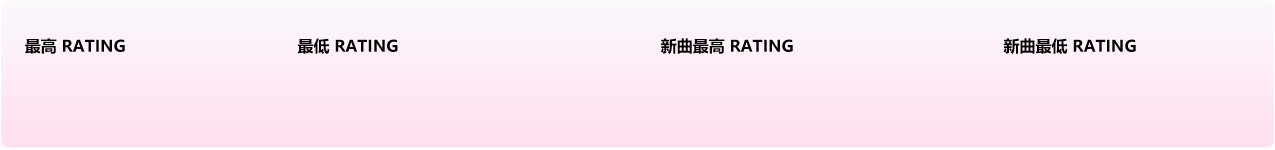
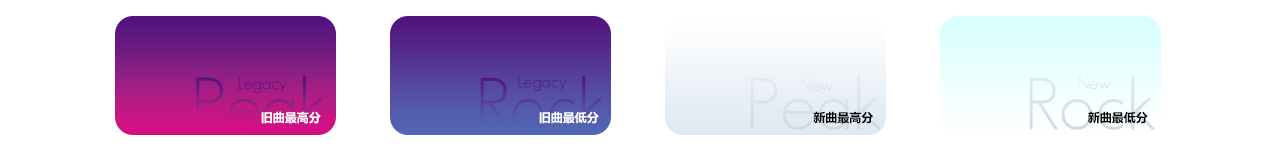
Revision of a layered w=1275, h=150 image; what changed, layer by layer:
removed layer "最高 RATING 最低 RATING" over [25, 38, 1136, 54]
added layer "旧曲最高分" above "矩形 3" over [261, 111, 1148, 124]
added layer "New" (1st of 2) above "Rock" over [1078, 76, 1111, 90]
added layer "Rock" (1st of 2) above "矩形 2" over [1029, 76, 1156, 130]
added layer "矩形 2" (1st of 4) above "New" over [940, 16, 1161, 135]
added layer "New" (2nd of 2) above "Peak" over [800, 78, 833, 92]
added layer "Peak" (1st of 2) above "矩形 2" over [750, 76, 882, 130]
added layer "矩形 2" (2nd of 4) above "图层 1" over [665, 16, 886, 135]
added layer "Legacy" (1st of 2) above "Rock" over [518, 74, 567, 91]
added layer "Rock" (2nd of 2) above "矩形 2" over [480, 76, 607, 130]
added layer "矩形 2" (3rd of 4) above "Legacy" over [390, 16, 611, 135]
added layer "Legacy" (2nd of 2) above "Peak" over [238, 76, 287, 93]
added layer "Peak" (2nd of 2) above "矩形 2" over [196, 75, 327, 130]
added layer "矩形 2" (4th of 4) above "矩形 1" over [115, 16, 336, 135]
hid "矩形 1" over [1, 1, 1274, 147]
